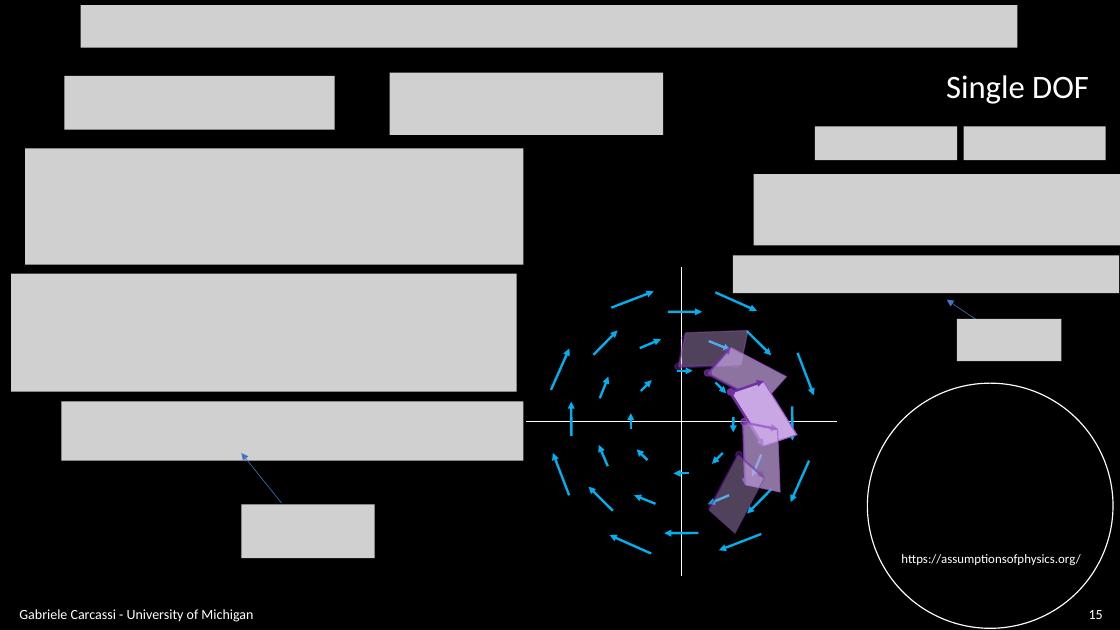
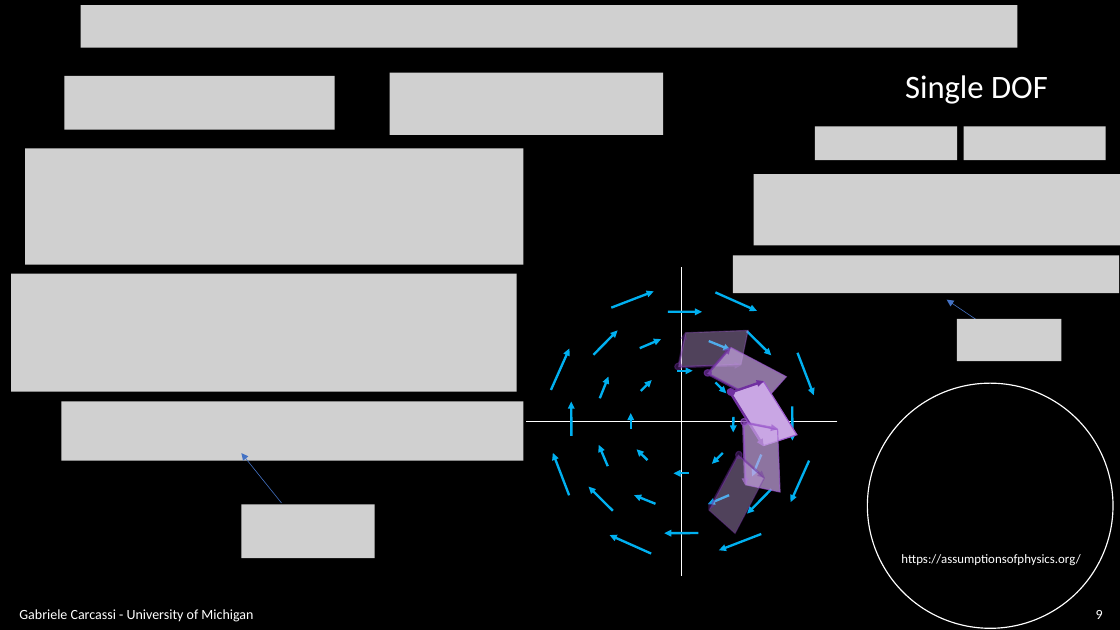
Before and after one commit to assumptionsofphysics/slides, a slide deck: slide 9 of BookCompanions-v2/RP-Class-4.pptx (slide 15 before the commit). Drawn at 1120x630 pixels with LibreOffice and Linux fonts; fonts in the diff are those of the drawing; grey boxes stand for pictures; background and template pictures are left out. Boxes give left, top, right and bottom in pixels: in the first picture for what was removed or moved away, otherwise in the second. Text is boxed around its words. In the diff, an @@ line names an element or a change of style, - is before the commit and + after.

```diff
--- a/BookCompanions-v2/RP-Class-4.pptx
+++ b/BookCompanions-v2/RP-Class-4.pptx
@@ text "Single DOF": place and size @@
-text "Single DOF" at [946,75,1089,104]
+text "Single DOF" at [905,75,1048,104]
@@ page number at [1096,610,1103,619]: text changed @@
-15
+9
```
Also in this commit, not shown: 8 other slides changed, 6 slides removed.
